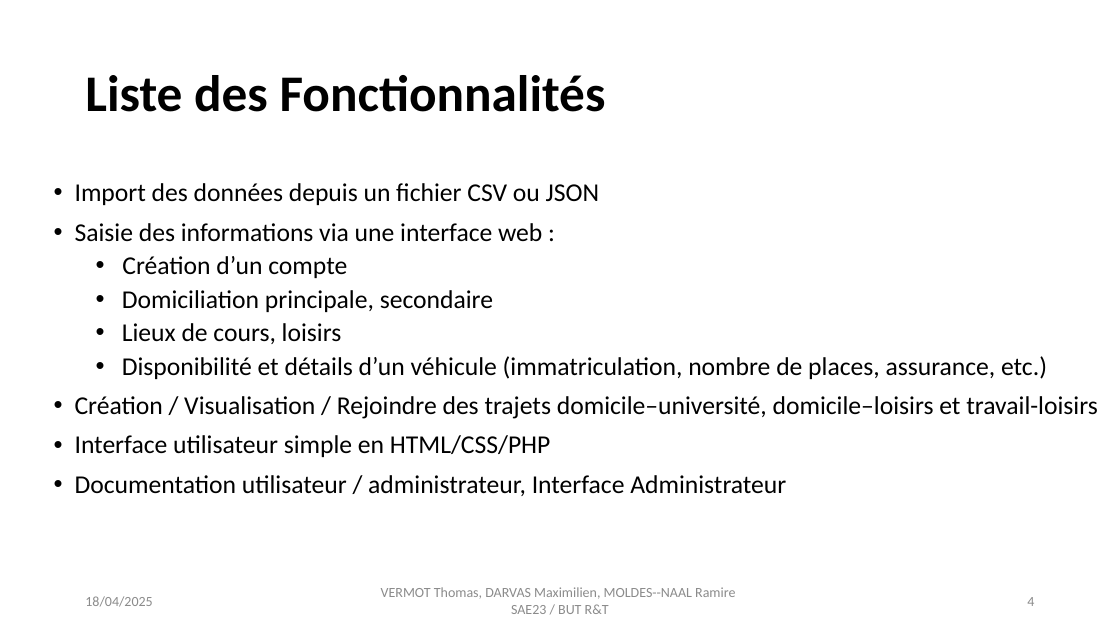
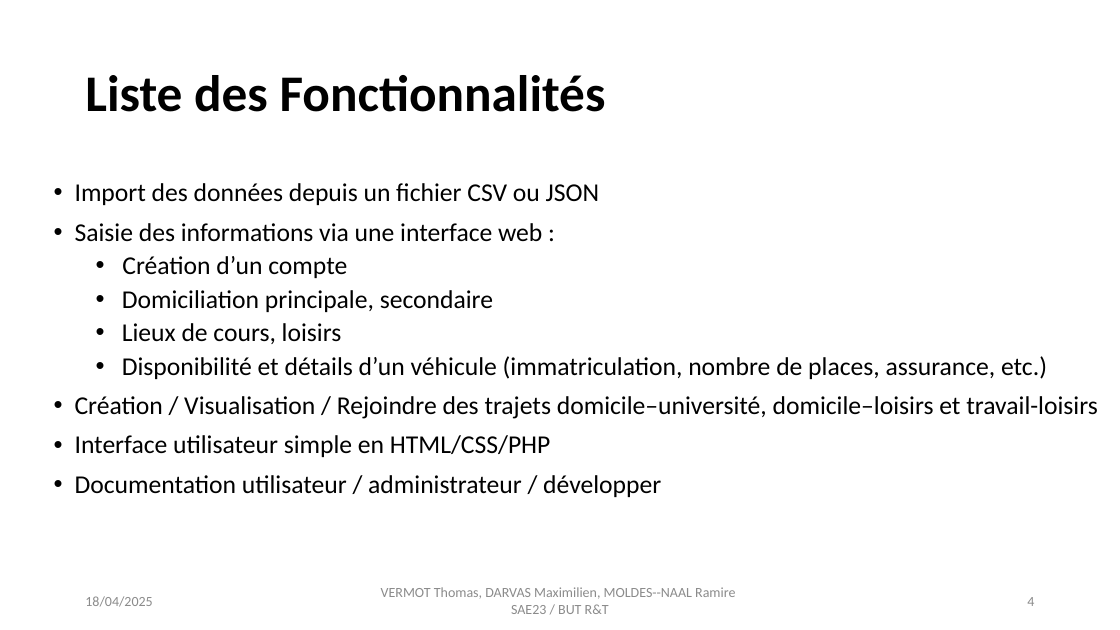
Before and after one commit to smaugue/SAE2.3, a slide deck: slide 4 of Présenation 2.3.pptx. Drawn at 1120x630 pixels with LibreOffice and Linux fonts; fonts in the diff are those of the drawing. Boxes give left, top, right and bottom in pixels: in the first picture for what was removed or moved away, otherwise in the second. Text is boxed around its words. In the diff, an @@ line names an element or a change of style, - is before the commit and + after.

```diff
--- a/Présenation 2.3.pptx
+++ b/Présenation 2.3.pptx
@@ text at (75, 475, 661, 497): text changed @@
-• Documentation utilisateur / administrateur, Interface Administrateur
+• Documentation utilisateur / administrateur / développer
```
Also in this commit, not shown: 1 other slide changed.
